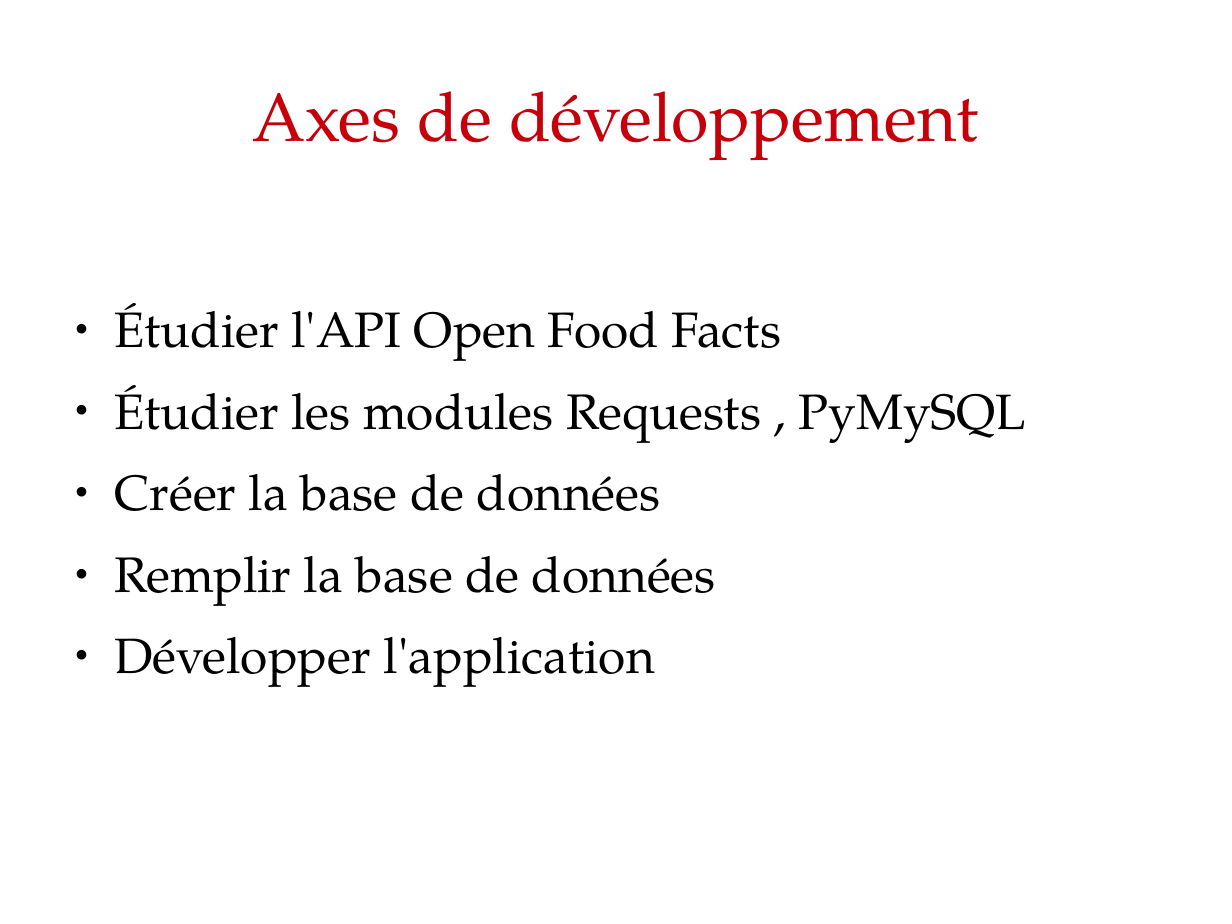
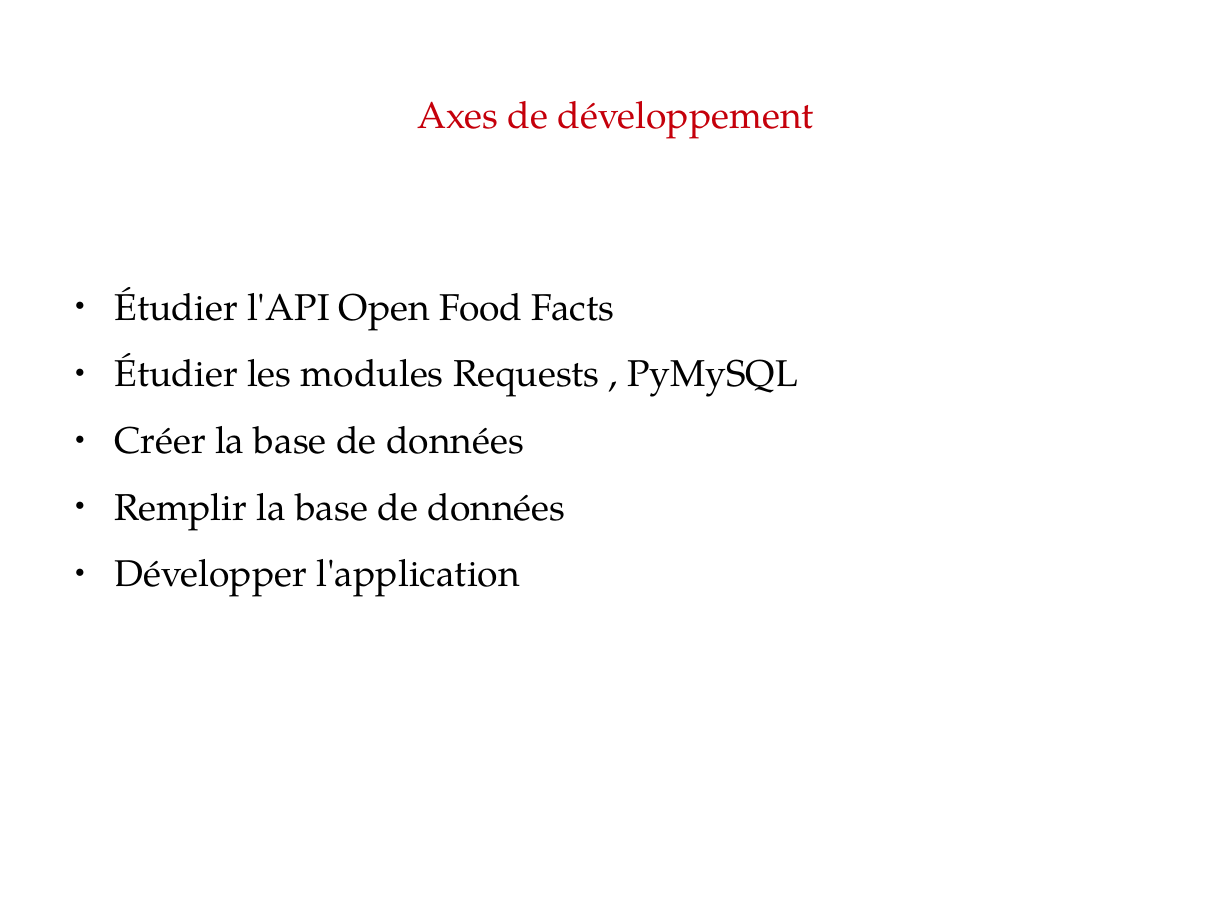
Before and after one commit to stan-kempachi/OCRP5, a slide deck: slide 4 of Livrables/PrésentationP5.odp. Drawn at 1232x924 pixels with LibreOffice and Linux fonts; fonts in the diff are those of the drawing. Boxes give left, top, right and bottom in pixels: in the first picture for what was removed or moved away, otherwise in the second. Text is boxed around its words. In the diff, an @@ line names an element or a change of style, - is before the commit and + after.

```diff
--- a/Livrables/PrésentationP5.odp
+++ b/Livrables/PrésentationP5.odp
@@ title "Axes de développement" at box(418, 101, 814, 139): size 44 to 24 pt @@
@@ text "Étudier l'API Open Food Facts" at box(114, 287, 798, 597): size 32 to 24 pt @@
```
Also in this commit, not shown: 8 other slides changed, 1 slide added.
